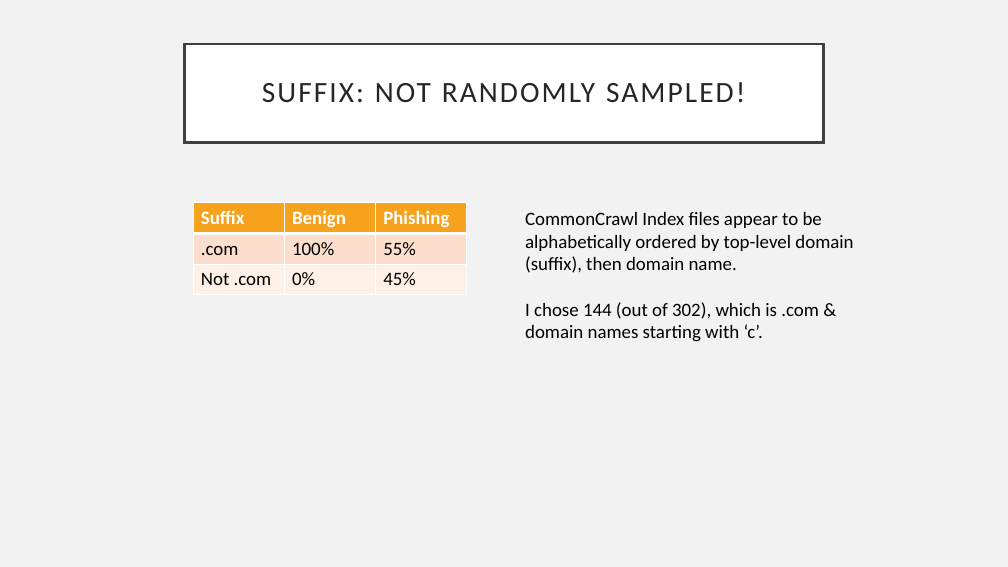
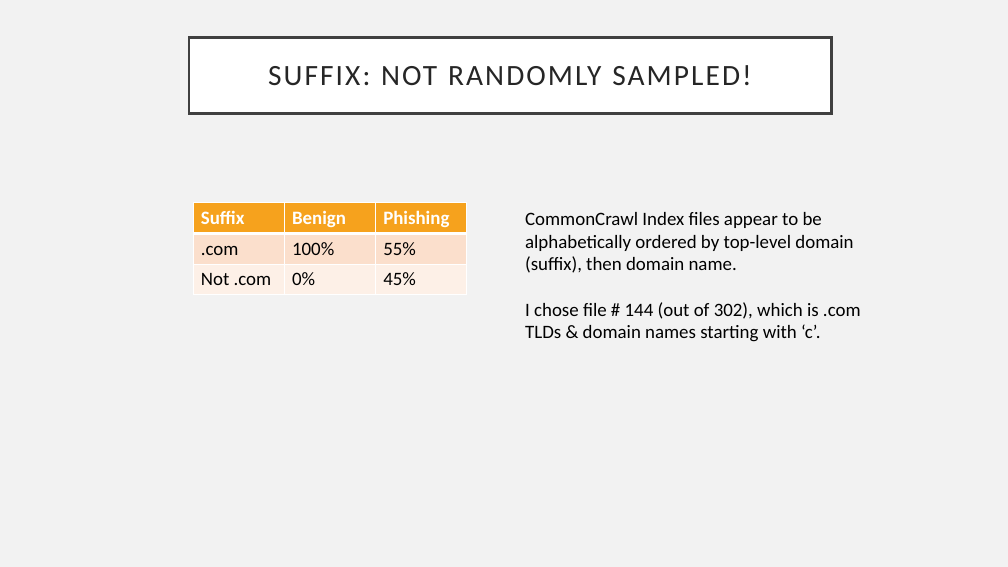
Before and after one commit to kbfreder/phishing-urls, a slide deck: slide 7 of docs/Presentation.pptx. Drawn at 1008x567 pixels with LibreOffice and Linux fonts; fonts in the diff are those of the drawing. Boxes give left, top, right and bottom in pixels: in the first picture for what was removed or moved away, otherwise in the second. Text is boxed around its words. In the diff, an @@ line names an element or a change of style, - is before the commit and + after.

```diff
--- a/docs/Presentation.pptx
+++ b/docs/Presentation.pptx
@@ title "SUFFIX: NOT RANDOMLY SAMPLED!": place and size @@
-title "SUFFIX: NOT RANDOMLY SAMPLED!" at bbox=[185, 44, 823, 142]
+title "SUFFIX: NOT RANDOMLY SAMPLED!" at bbox=[189, 38, 832, 113]
@@ text at bbox=[525, 302, 861, 342]: text changed @@
-I chose 144 (out of 302), which is .com & domain names starting with ‘c’.
+I chose file # 144 (out of 302), which is .com TLDs & domain names starting with ‘c’.
```
Also in this commit, not shown: 12 other slides changed, 4 slides added, 1 slide removed.
